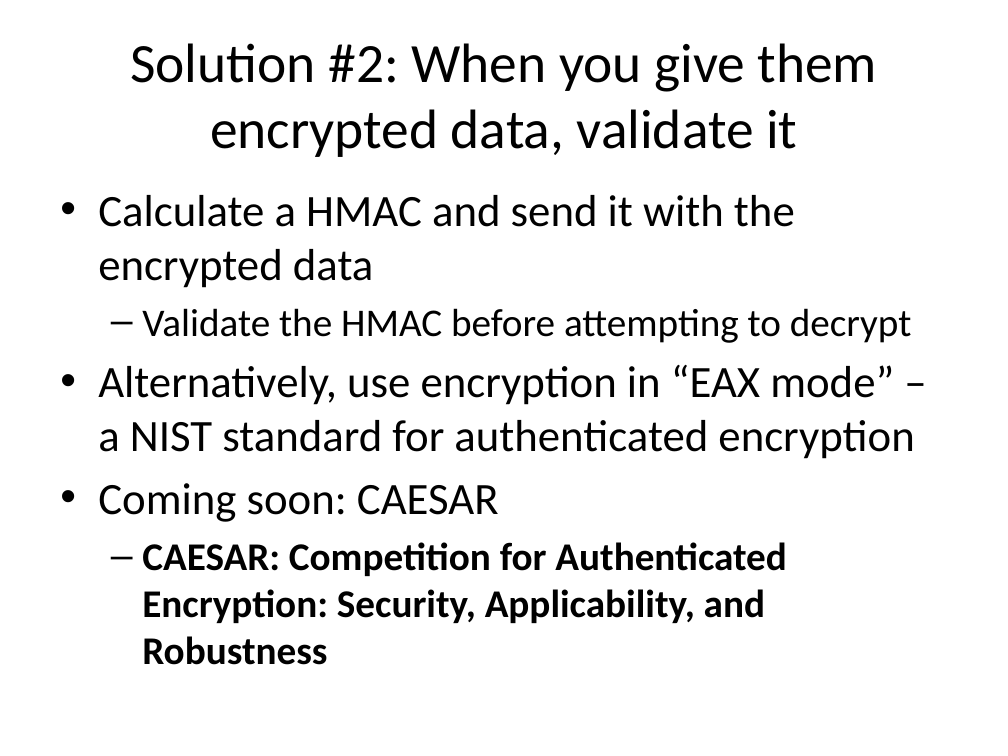
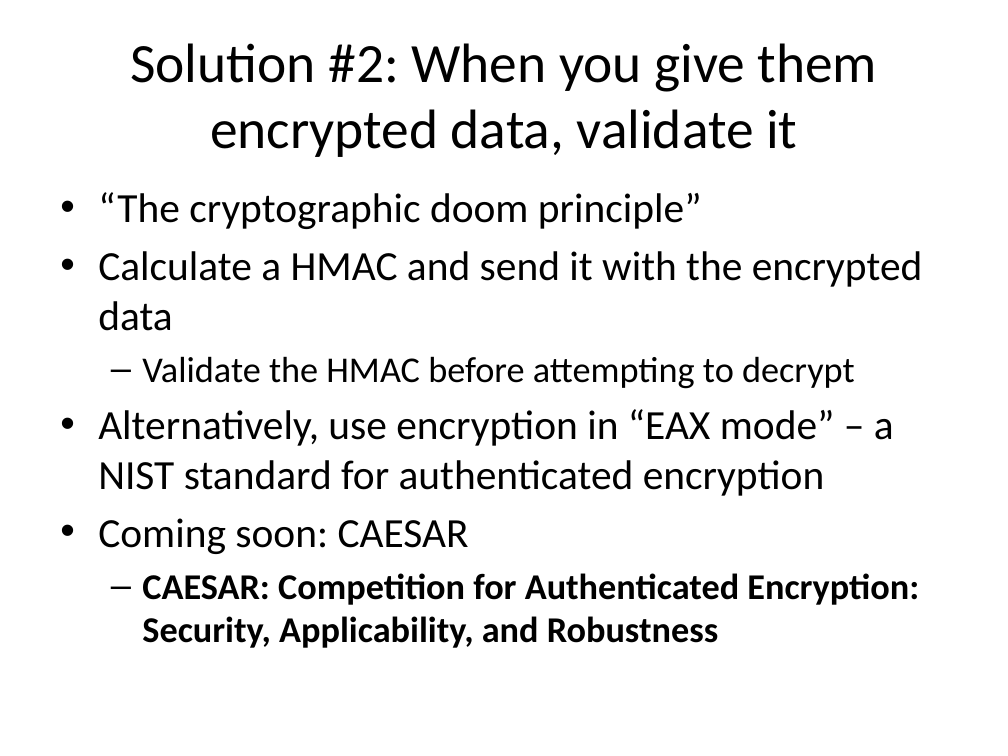
Before and after one commit to iagox86/2013-02-Shmoocon-talk, a slide deck: slide 95 of Shmoocon.pptx (slide 96 before the commit). Drawn at 1008x756 pixels with LibreOffice and Linux fonts; fonts in the diff are those of the drawing. Boxes give left, top, right and bottom in pixels: in the first picture for what was removed or moved away, otherwise in the second. Text is boxed around its words. In the diff, an @@ line names an element or a change of style, - is before the commit and + after.

```diff
--- a/Shmoocon.pptx
+++ b/Shmoocon.pptx
@@ text at <box>98,192,702,229</box>: paragraph added @@
+• “The cryptographic doom principle”
@@ text at <box>98,251,923,648</box>: size 32 to 29.6 pt in "Calculate a HMAC and send it with ...", "Alternatively, use encryption in “EAX mode” – ...", "Coming soon: CAESAR"; size 28 to 25.9 pt in "Validate the HMAC before attempting to decrypt", "CAESAR: Competition for Authenticated Encryption: Security,  ..." @@
```
Also in this commit, not shown: 34 other slides changed, 3 slides added, 4 slides removed, 1 other file.
